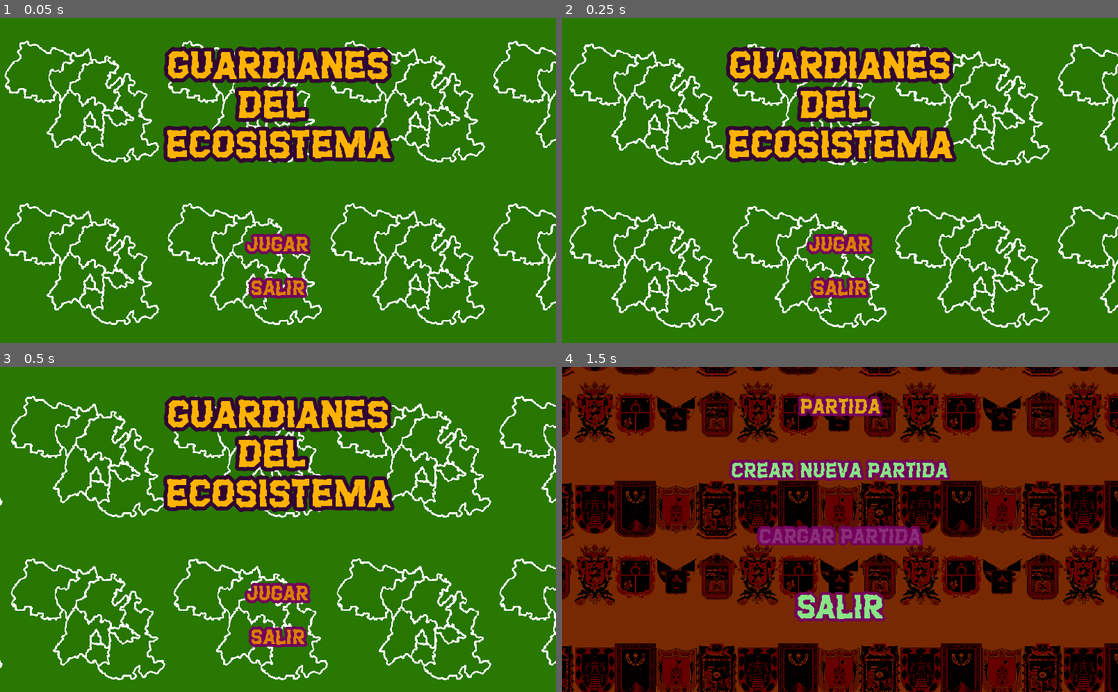
Above: before the commit, frames 1-4 (two rows, left to right).
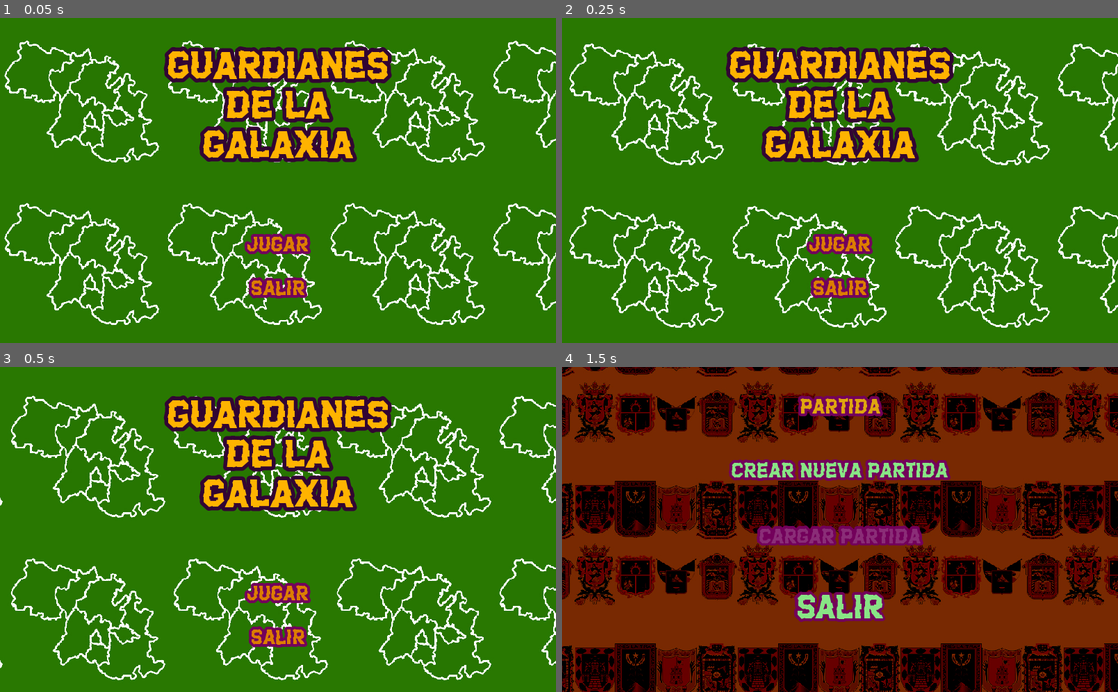
Above: after the commit, the same moments.

Repository: MauricioAlemanD/GuardianesDelEcosistema2
Game: Godot game, scene res://Escena/MenuInicial.tscn
The game is run twice, just before and just after one commit, with the same random seed, the same clock (stepped at 60 frames per second) and the same inputs.
Inputs:
- Up to frame 1 (0.05 s): no input
- Up to frame 2 (0.25 s): no input
- Up to frame 3 (0.5 s): no input
- Up to frame 4 (1.5 s): click "JUGAR" at 0.5 s; hold Right (ui_right) from 1.28 s (still down)

The runs differ from the first frame. In frame 1, 4.3% of the frame differs, in the area x 29-71%, y 20-45%; in frame 2, 4.3%; in frame 3, 4.3%; in frame 4, nothing differs.

Commit message:
GALAXIA

Diff:
--- a/Escena/MenuInicial.tscn
+++ b/Escena/MenuInicial.tscn
@@ -32,8 +32,8 @@
 custom_colors/font_color = Color( 1, 0.705882, 0, 1 )
 custom_fonts/font = SubResource( 1 )
 text = "	GUARDIANES
-	DEL
-	ECOSISTEMA"
+	DE LA
+	GALAXIA"
 align = 1
 
 [node name="vbxBotones" type="VBoxContainer" parent="."]
